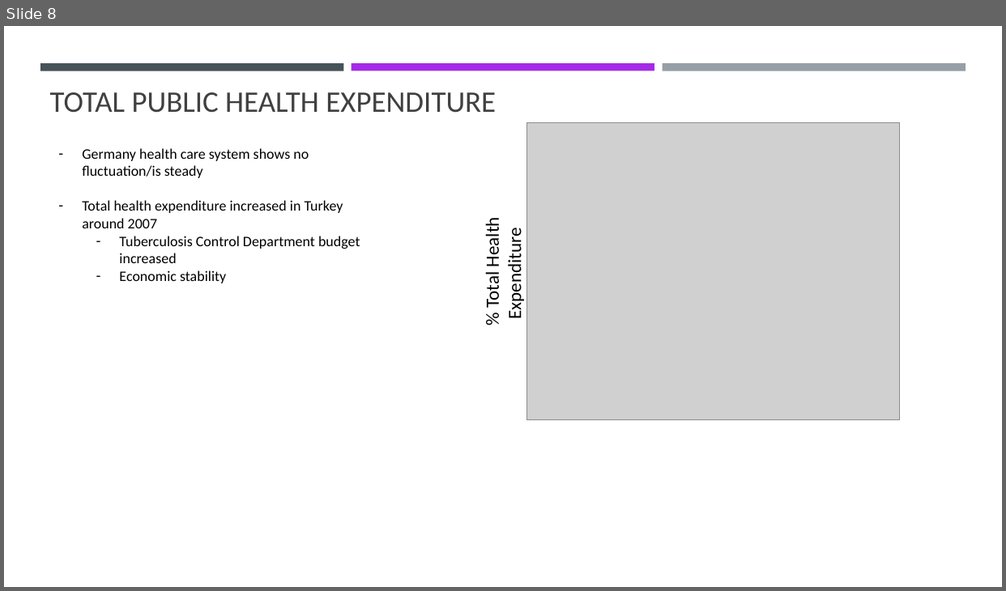
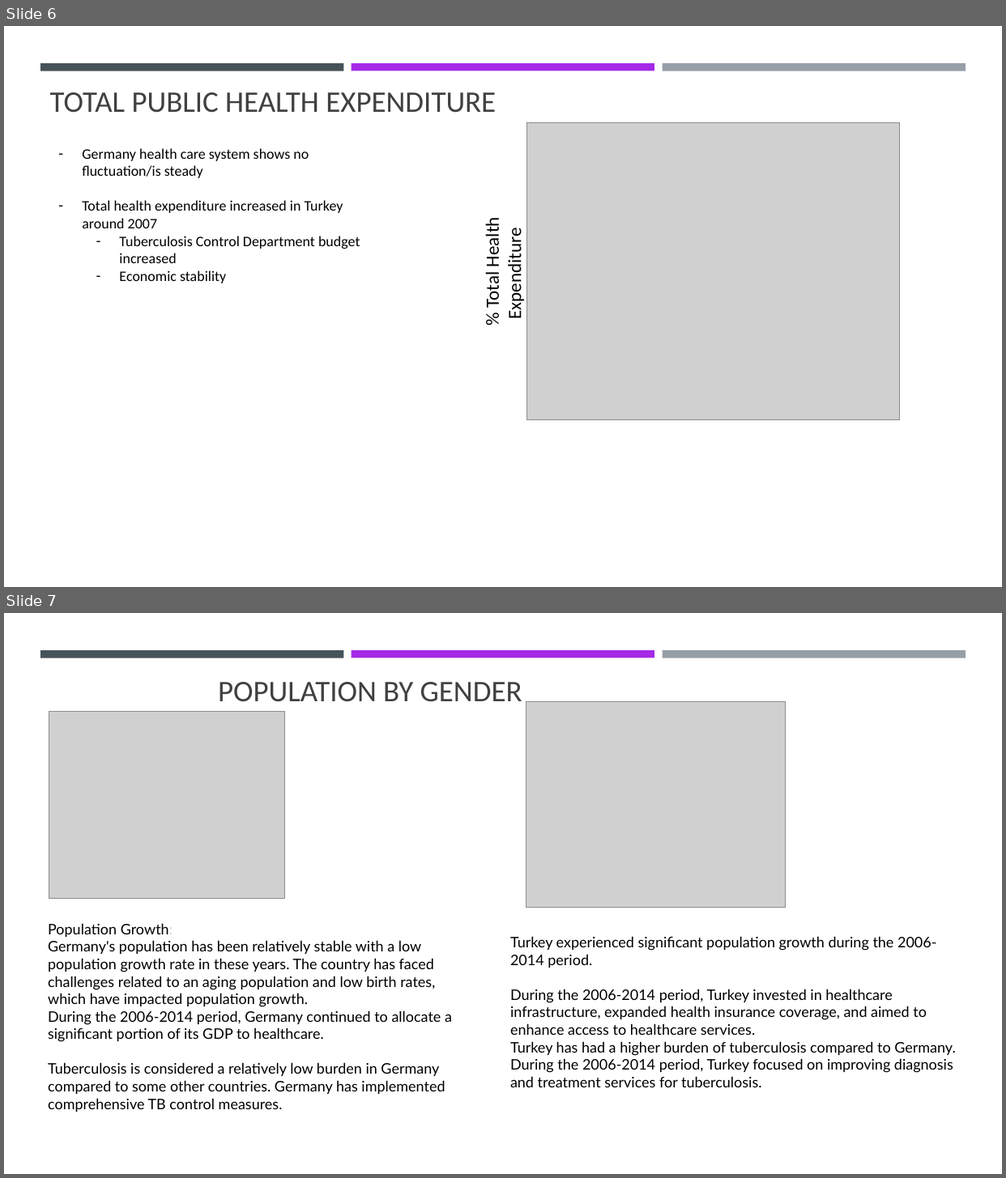
Before and after one commit to sandyseals12/Group_1_Project_1, a slide deck: Group_1_Final_slide_deck.pptx. Shown one above the other, each under a label of ours: slide 8 before the commit, slides 6 and 7 after it. The pictures are 1006x591 and 1006x1178 pixels, drawn with LibreOffice and Linux fonts; fonts in the diff are those of the drawing; grey boxes stand for pictures. Boxes give left, top, right and bottom in pixels: in the first picture for what was removed or moved away, otherwise in the second. Text is boxed around its words. In the diff, an @@ line names an element or a change of style, - is before the commit and + after.

Commit message:
Update Group_1_Final_slide_deck.pptx
updated slide 7

```diff
--- a/Group_1_Final_slide_deck.pptx
+++ b/Group_1_Final_slide_deck.pptx
@@ slide 7 added at <box>4,613,1002,1174</box>, background #FFFFFF; not listed: 3 template elements that a slide beside it also shows @@
@@ title added at <box>218,682,522,702</box>, 28.8 pt, text #404040 @@
+POPULATION BY GENDER
@@ picture added at <box>526,702,786,907</box> @@
@@ picture added at <box>49,711,286,898</box> @@
@@ text added at <box>48,923,452,1112</box>, 14 pt, text #000000 @@
+Population Growth:
+Germany's population has been relatively stable with a low population growth rate in these years. The country has faced challenges related to an aging population and low birth rates, which have impacted population growth.
+During the 2006-2014 period, Germany continued to allocate a significant portion of its GDP to healthcare.
+Tuberculosis is considered a relatively low burden in Germany compared to some other countries. Germany has implemented comprehensive TB control measures.
@@ text added at <box>510,936,956,1088</box>, 14 pt, text #000000 @@
+Turkey experienced significant population growth during the 2006-2014 period.
+During the 2006-2014 period, Turkey invested in healthcare infrastructure, expanded health insurance coverage, and aimed to enhance access to healthcare services.
+Turkey has had a higher burden of tuberculosis compared to Germany. During the 2006-2014 period, Turkey focused on improving diagnosis and treatment services for tuberculosis.
@@ what was slide 8 is now slide 6 @@
```
Also in this commit, not shown: 1 slide removed.
